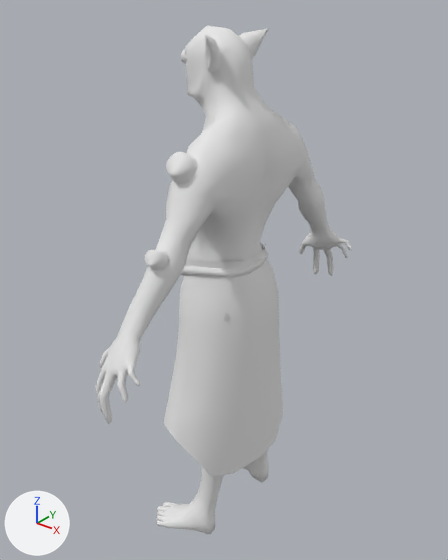
Renders of the OBJ model Engine/Models/Orc.obj from each side of a commit.
Before and after are seen from a 50 mm lens placed at (109.3, -139.7, 109.8), pointed at (-4.0, 2.0, 22.0). The axes (+X, +Y, +Z) are drawn at lower left. The lights are the same throughout. Where no turn or scale is listed for an object, it has been applied to the vertices.

In view in the first picture: 'Orc'.
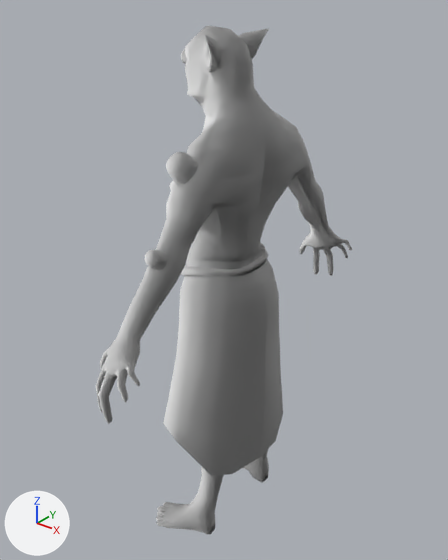
The newer file is also turned or shifted as a whole; pictures and numbers use the older file's frame.

The edits, one by one:
me_orc is used by ob_orc; location (0.0, 0.0, 0.0).
me_orc had 2581 vertices, 2505 faces and spanned x -17.0..16.0, y -58.0..58.0, z -69.0..98.0.
me_orc no longer uses material mat_wire_000000000 (white #e7e7e7).
me_orc now has 2853 vertices, 5400 faces and spans x -17.0..16.0, y -58.0..58.0, z -69.0..98.0.
me_orc part 1: 38 vertices moved within x -13.0..14.0, y -57.0..57.0, z -2.0..48.0; 4 vertices removed from x -9.0..9.0, y -13.0..3.0, z 18.0..33.0; 276 vertices added at x -15.0..16.0, y -47.0..47.0, z -28.0..59.0.

Changed parts and their boxes [x1, y1, x2, y2] in the pictures (448 x 560 px):
part 1 of me_orc, built on: before [108, 245, 333, 424]; after [108, 152, 333, 476]
